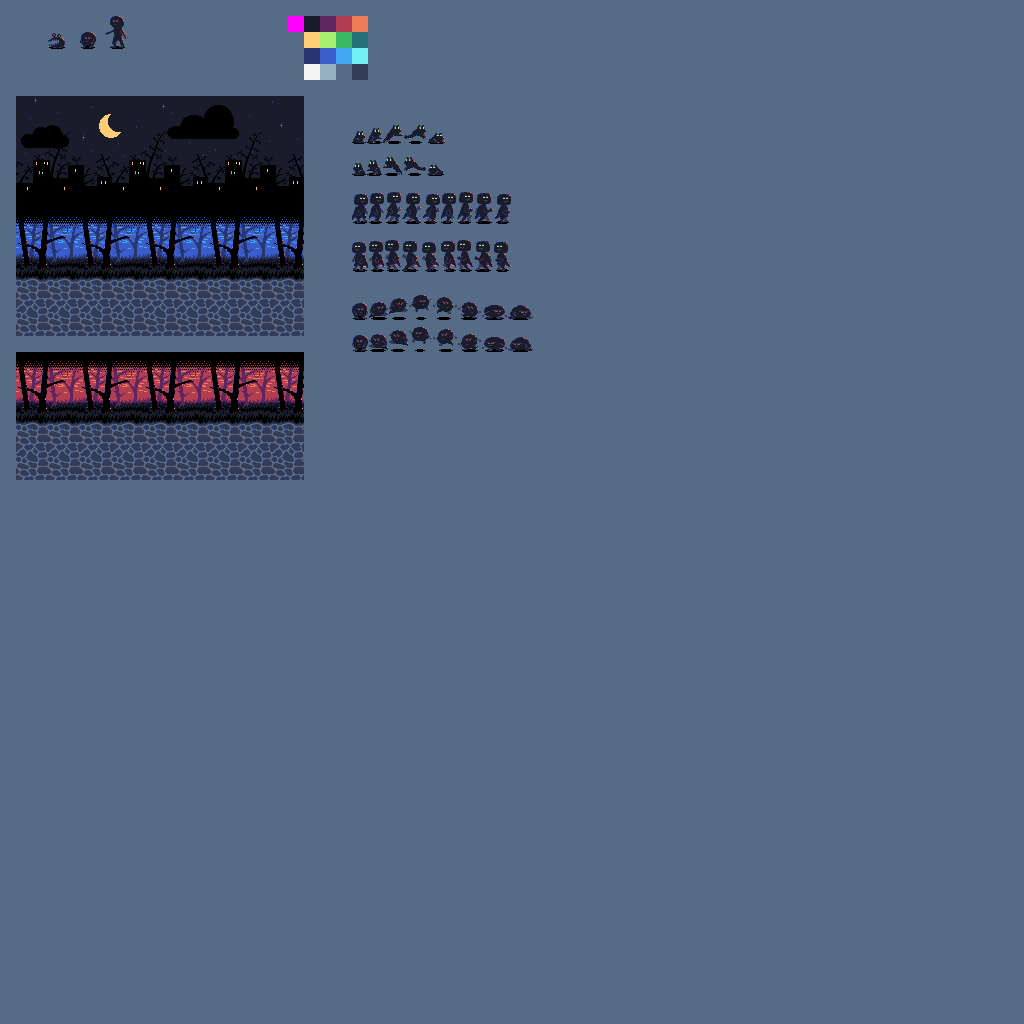
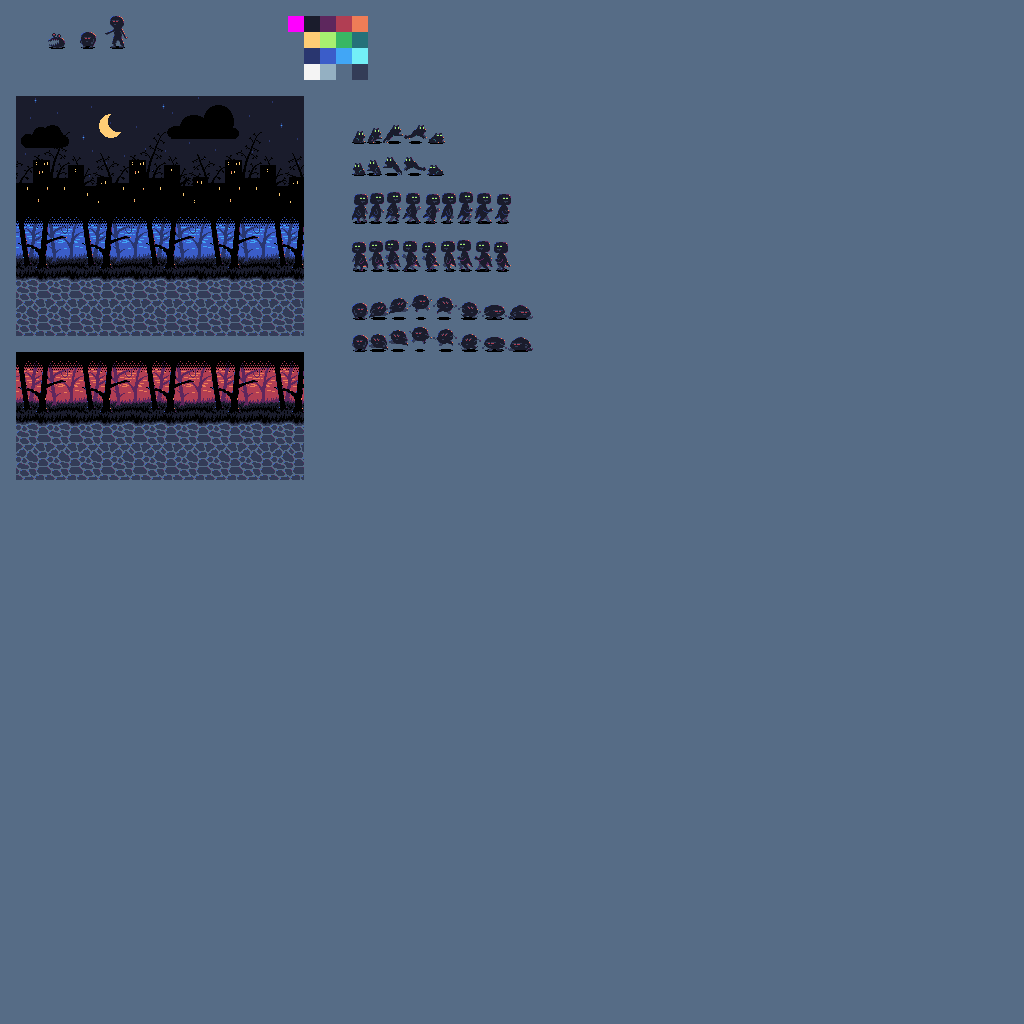
Layered file, before and after one edit (1024x1024). Changes by layer:
painted on "Treeline Tiles" over [16, 153, 296, 203]
painted on "City Skyline Tiles" over [16, 97, 296, 203]
added layer "Cloud Tiles" above "Moon" over [110, 122, 119, 145]
added layer "Sky Tiles" above "Background" over [16, 97, 296, 203]
